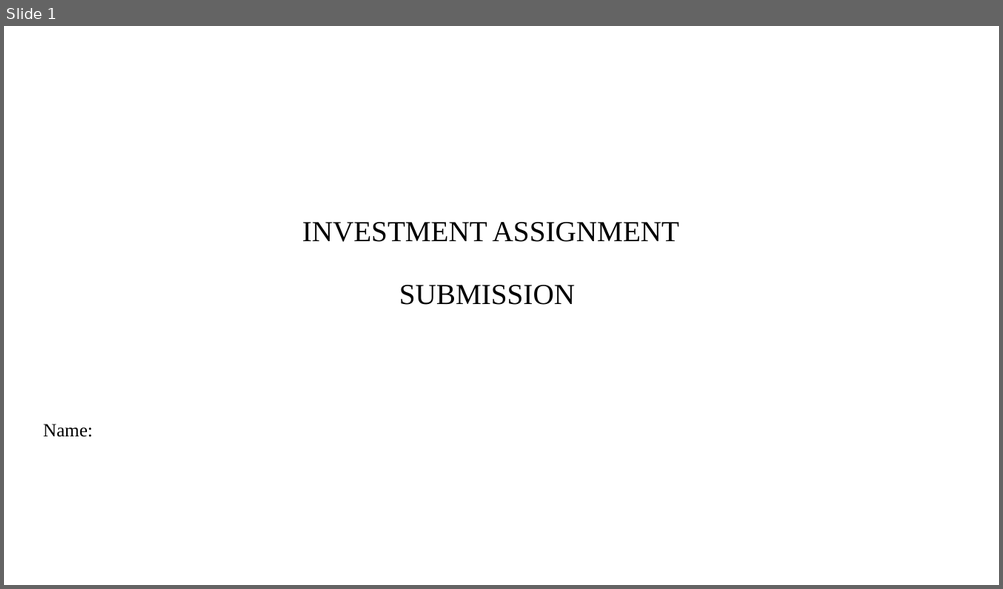
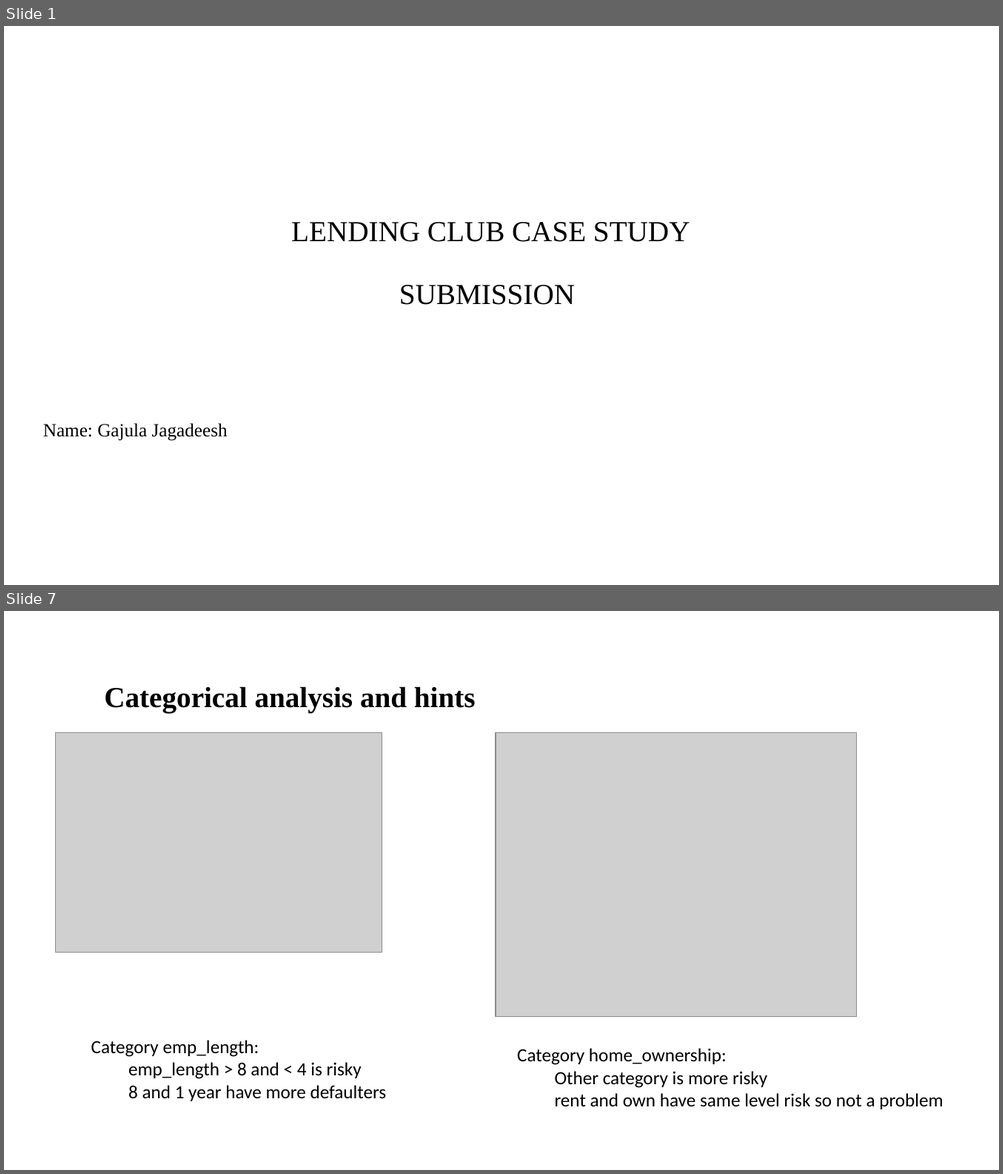
Before and after one commit to jagadeesh-gajula/Lending-club-case-study, a slide deck: INVEST.pptx. Shown one above the other, each under a label of ours: slide 1 before the commit, slides 1 and 7 after it; the slides between them are not shown. The pictures are 1003x589 and 1003x1174 pixels, drawn with LibreOffice and Linux fonts; fonts in the diff are those of the drawing; grey boxes stand for pictures; background and template pictures are left out. Boxes give left, top, right and bottom in pixels: in the first picture for what was removed or moved away, otherwise in the second. Text is boxed around its words. In the diff, an @@ line names an element or a change of style, - is before the commit and + after.

Commit message:
before submission2

```diff
--- a/INVEST.pptx
+++ b/INVEST.pptx
@@ slide 7 added at box(4, 611, 999, 1170), background #FFFFFF @@
@@ title added at box(104, 686, 475, 713), 28 pt, text #000000, bold @@
+Categorical analysis and hints
@@ picture added at box(56, 733, 382, 954) @@
@@ picture added at box(495, 733, 856, 1017) @@
@@ text added at box(91, 1040, 387, 1102), 18 pt, text #000000 @@
+Category emp_length:
+emp_length > 8 and < 4 is risky
+8 and 1 year have more defaulters
@@ text added at box(517, 1048, 942, 1110), 18 pt, text #000000 @@
+Category home_ownership:
+Other category is more risky
+rent and own have same level risk so not a problem
@@ slide 1 changed as well @@
@@ title at box(291, 222, 690, 305): text changed @@
-INVESTMENT ASSIGNMENT
-SUBMISSION
+LENDING CLUB CASE STUDY
+SUBMISSION
@@ subtitle at box(43, 423, 227, 441): text changed @@
-Name:
+Name: Gajula Jagadeesh
```
Also in this commit, not shown: 13 other slides added, 9 slides removed, 1 other file.
